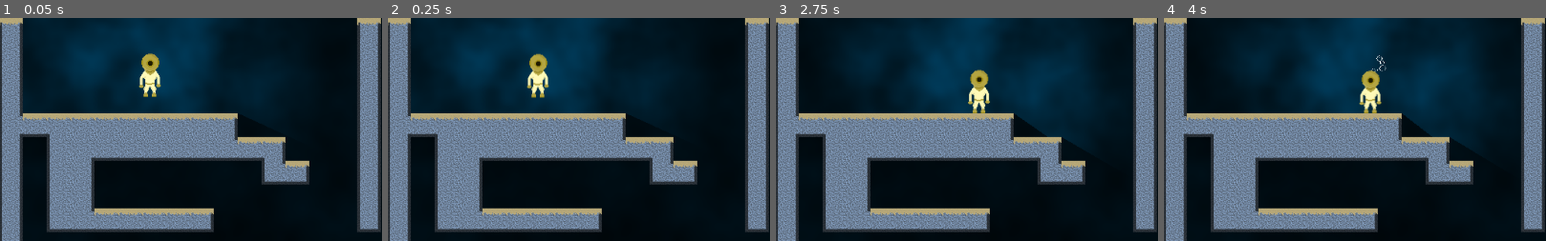
Above: before the commit, frames 1-4 (left to right).
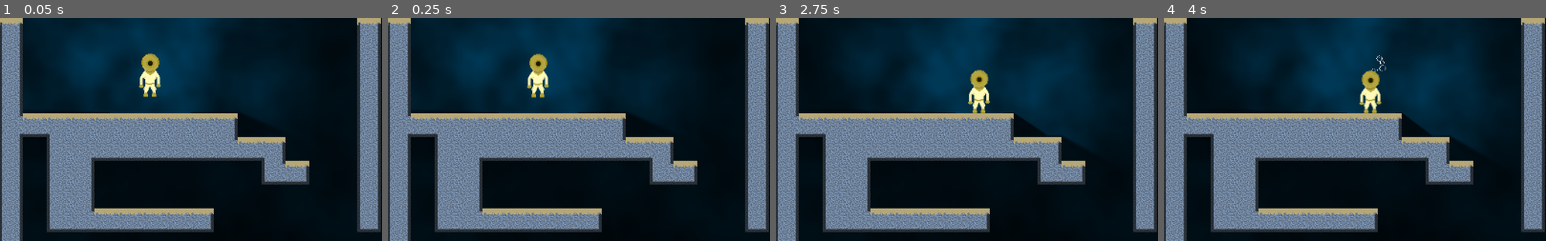
Above: after the commit, the same moments.

Repository: bengosney/diver
Game: Godot game, scene res://Main.tscn
Two runs of this game, one before a commit and one after it. Both use one fixed random seed, a clock stepped at 60 frames per second and the inputs below.
Inputs:
- Up to frame 1 (0.05 s): no input
- Up to frame 2 (0.25 s): no input
- Up to frame 3 (2.75 s): hold Right (walk_right) 0.53-1.25 s; hold Down (buoyancy_dec) 0.53-1.25 s; click "Reset Air" at 1.25 s; hold Right (walk_right) from 2.03 s (still down); tap Up (buoyancy_inc) at 2.1 s
- Up to frame 4 (4 s): release Right (walk_right) at 2.78 s; hold Left (walk_left) 2.78-3.53 s; hold Down (buoyancy_dec) 2.78-3.53 s; hold Right (walk_right) from 3.53 s (still down); tap Up (buoyancy_inc) at 3.6 s
The pictures show only the part of the screen within x 0-50%, y 0-50%; the shares and areas given below are measured in that part.

The runs differ from the first frame. In frame 1, less than 0.1% of the frame differs, in the area x 22-54%, y 42-43%; in frame 2, less than 0.1%; in frame 3, less than 0.1%; in frame 4, 0.1%, in the area x 33-78%, y 42-56%.

Commit message:
almost working camera limits

Diff:
--- a/Main.gd
+++ b/Main.gd
@@ -17,3 +17,7 @@
 func _on_HUD_reset():
 	print("reset")
 	$Player.reset()
+
+
+func _on_MainLevel_change_extents(min_x, min_y, max_x, max_y):
+	$Player.set_camera_extents(min_x, min_y, max_x, max_y)
--- a/Main.tscn
+++ b/Main.tscn
@@ -30,4 +30,5 @@
 
 [node name="HUD" parent="." instance=ExtResource( 3 )]
 
+[connection signal="change_extents" from="MainLevel" to="." method="_on_MainLevel_change_extents"]
 [connection signal="reset" from="HUD" to="." method="_on_HUD_reset"]
--- /dev/null
+++ b/MainLevel/MainLevel.gd
@@ -0,0 +1,14 @@
+extends Node2D
+
+signal change_extents(min_x, min_y, max_x, max_y)
+
+
+func _ready():
+	calculate_bounds()
+
+
+func calculate_bounds():
+	var rect = $MainLevel.get_used_rect()
+	var cell_size = $MainLevel.cell_size
+
+	emit_signal("change_extents", 0, 0, rect.size.x * cell_size.x, rect.size.y * cell_size.y)
--- a/MainLevel/MainLevel.tscn
+++ b/MainLevel/MainLevel.tscn
@@ -1,6 +1,7 @@
-[gd_scene load_steps=5 format=2]
+[gd_scene load_steps=6 format=2]
 
 [ext_resource path="res://MainLevel/MainLevel.tres" type="TileSet" id=1]
+[ext_resource path="res://MainLevel/MainLevel.gd" type="Script" id=2]
 
 [sub_resource type="CanvasItemMaterial" id=3]
 blend_mode = 3
@@ -14,6 +15,7 @@
 noise = SubResource( 1 )
 
 [node name="Node2D" type="Node2D"]
+script = ExtResource( 2 )
 
 [node name="MainLevel" type="TileMap" parent="."]
 position = Vector2( 1, 0 )
--- a/Player/Player.gd
+++ b/Player/Player.gd
@@ -23,6 +23,13 @@
 func _ready():
 	$PlayerCamera.limit_smoothed = true
 	$PlayerCamera.reset_smoothing()
+
+
+func set_camera_extents(min_x, min_y, max_x, max_y):
+	$PlayerCamera.limit_top = min_y
+	$PlayerCamera.limit_left = min_x
+	$PlayerCamera.limit_right = max_x
+	$PlayerCamera.limit_bottom = max_y
 
 
 func reset():
--- a/Player/Player.tscn
+++ b/Player/Player.tscn
@@ -61,10 +61,11 @@
 range_layer_min = -101
 range_layer_max = -1
 shadow_enabled = true
+shadow_filter = 5
+shadow_filter_smooth = 4.7
 
 [node name="PlayerCamera" type="Camera2D" parent="."]
 current = true
 limit_left = 0
 limit_top = 0
-limit_smoothed = true
 smoothing_enabled = true
